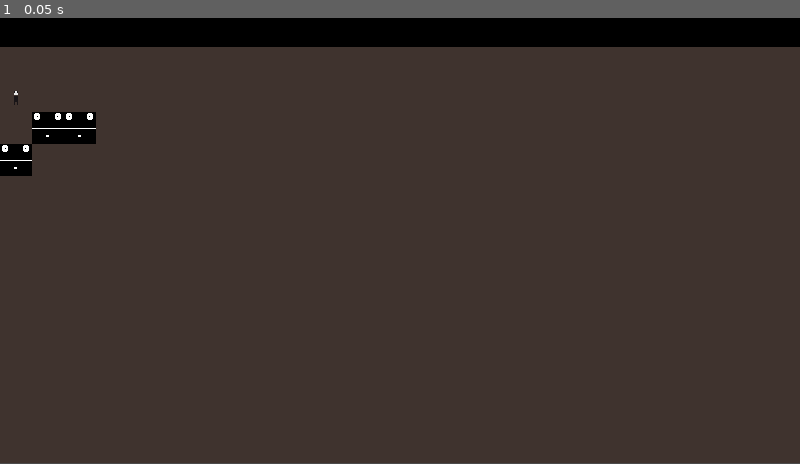
Above: before the commit, frame 1.
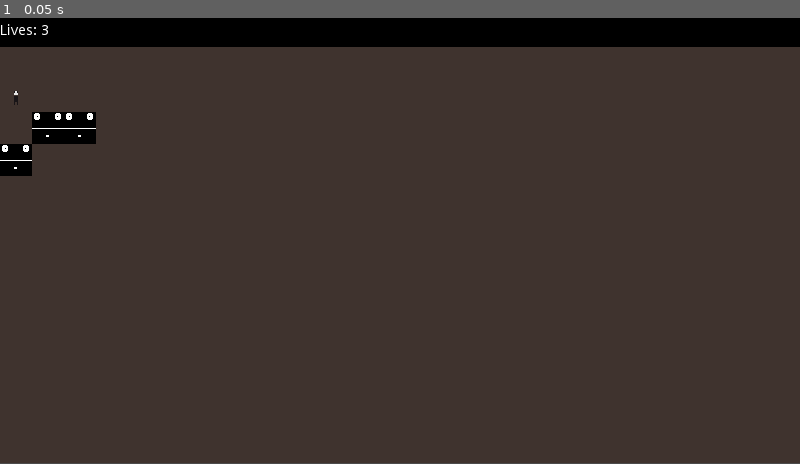
Above: after the commit, the same moment.

Repository: Academia-Team/Academia-Fall-of-the-Citadel
Game: Godot game, scene res://scene/gamescr.tscn
Same seed, same stepped clock (60 frames per second), same inputs: the game is played once before the commit and once after it.
Inputs:
- Up to frame 1 (0.05 s): no input

The runs differ from the first frame. In frame 1, less than 0.1% of the frame differs, in the area x 0-6%, y 1-4%.

Commit message:
Add lives counter to infobar

Diff:
--- a/scene/gamegrid.gd
+++ b/scene/gamegrid.gd
@@ -9,11 +9,14 @@
 func _ready():
 	var player = player_scene.instance()
 	var screen_size = get_viewport_rect().size
-	add_child(player)
-	player.spawn(position, position.y, screen_size.y - 32, position.x, screen_size.x - 32)
+
+	player.connect("health_change", $"../infobar", "_on_player_health_change")
 	player.connect("pick_up_item", self, "_on_player_pick_up_item")
 	player.connect("pick_up_item", $"../infobar", "_on_player_pick_up_item")
 	player.connect("used_item", $"../infobar", "_on_player_used_item")
+
+	add_child(player)
+	player.spawn(position, position.y, screen_size.y - 32, position.x, screen_size.x - 32)
 
 	var sword = sword_scene.instance()
 	add_child(sword)
--- a/scene/infobar.gd
+++ b/scene/infobar.gd
@@ -22,3 +22,6 @@
 
 func _on_player_used_item(_item_name):
 	$item_info.text = ""
+
+func _on_player_health_change(lives):
+	$lives_counter.text = "Lives: %d" % lives
--- a/scene/infobar.tscn
+++ b/scene/infobar.tscn
@@ -19,3 +19,11 @@
 margin_bottom = 20.0
 align = 1
 valign = 1
+
+[node name="lives_counter" type="Label" parent="."]
+anchor_top = 0.5
+anchor_bottom = 0.5
+margin_top = -7.0
+margin_right = 40.0
+margin_bottom = 7.0
+valign = 1
--- a/scene/player.gd
+++ b/scene/player.gd
@@ -19,6 +19,7 @@
 enum DIRECTION {UP, DOWN, LEFT, RIGHT}
 enum ORIENTATION {NORTH, SOUTH, EAST, WEST}
 
+signal health_change(lives)
 signal pick_up_item(item_name)
 signal used_item(item_name)
 
@@ -103,6 +104,7 @@
 	lives = 3
 	cur_orient = ORIENTATION.SOUTH
 	move_queue = Queue.new(MOVE_QUEUE_SZ)
+	emit_signal("health_change", lives)
 
 	hide()
 
@@ -140,6 +142,7 @@
 			emit_signal("pick_up_item", held_item)
 	elif collisionCategory == 'enemy':
 		if (lives > 0): lives = lives - 1
+		emit_signal("health_change", lives)
 		obj.attack()
 
 
